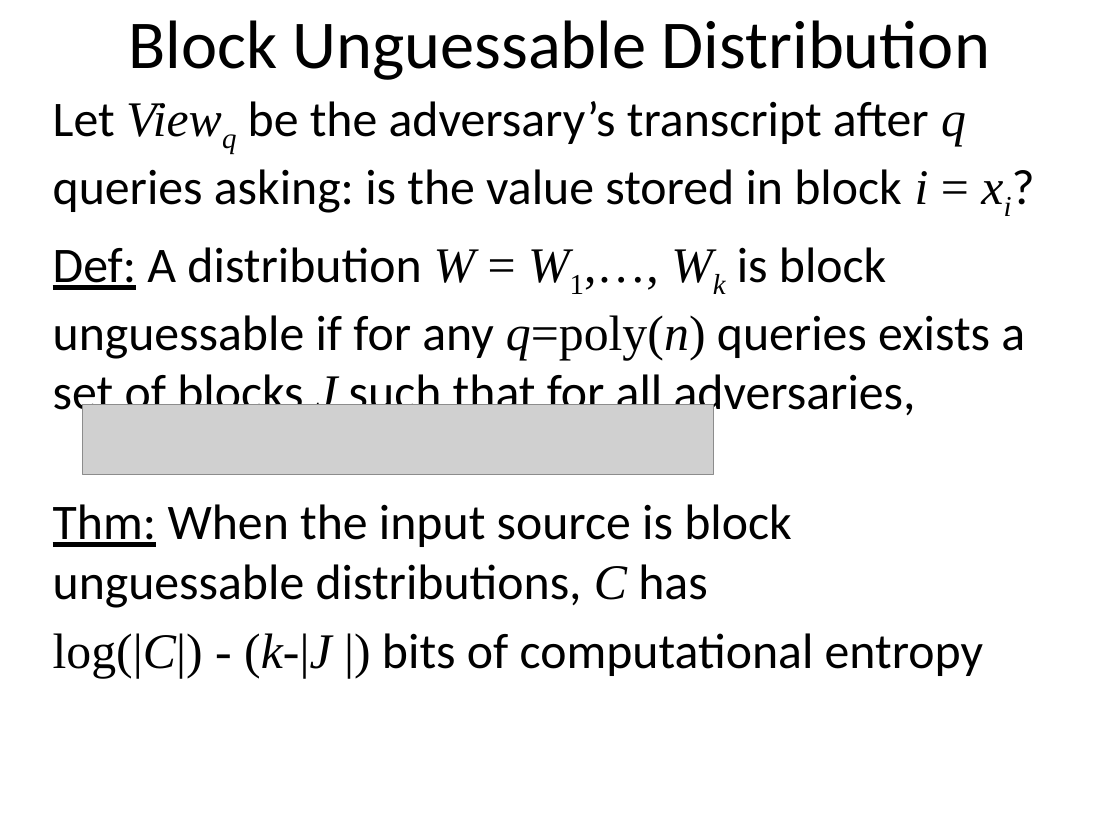
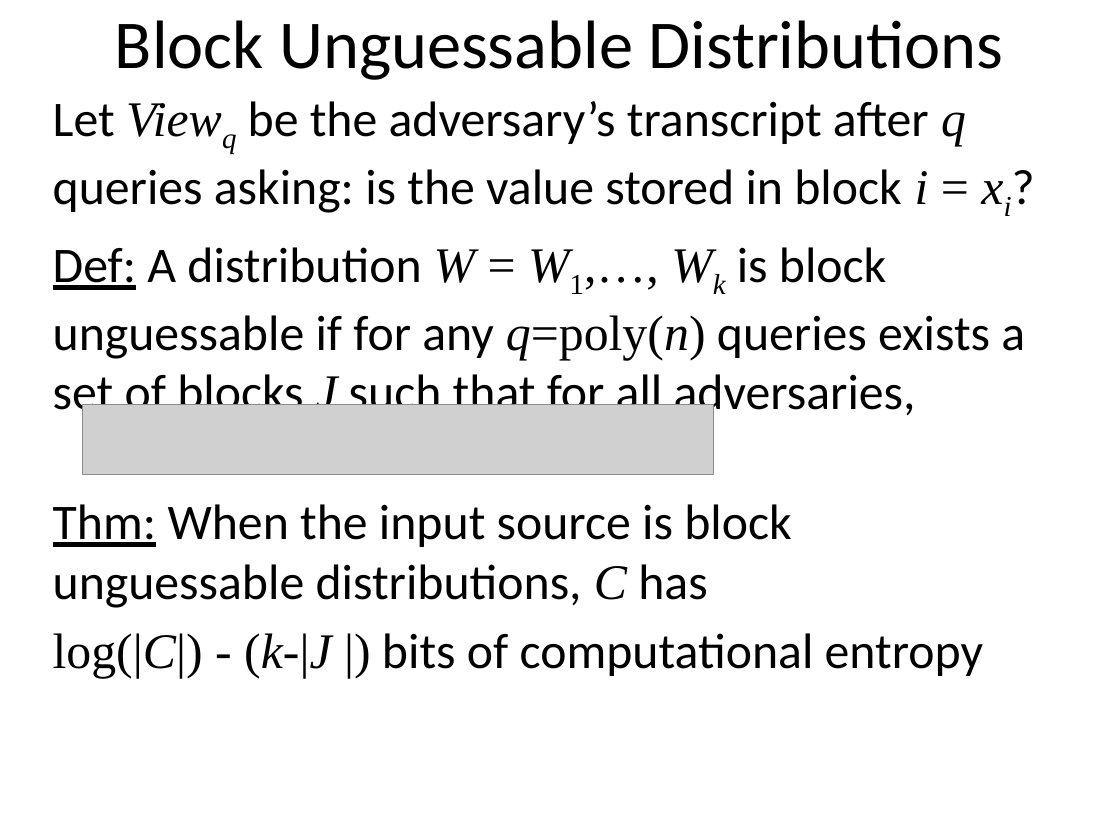
Before and after one commit to xianruimeng/comp-fuzzy-ext, a slide deck: slide 27 of constantRate/KeyDerivationWithNegativeUsable.pptx (slide 26 before the commit). Drawn at 1120x840 pixels with LibreOffice and Linux fonts; fonts in the diff are those of the drawing; grey boxes stand for pictures. Boxes give left, top, right and bottom in pixels: in the first picture for what was removed or moved away, otherwise in the second. Text is boxed around its words. In the diff, an @@ line names an element or a change of style, - is before the commit and + after.

```diff
--- a/constantRate/KeyDerivationWithNegativeUsable.pptx
+++ b/constantRate/KeyDerivationWithNegativeUsable.pptx
@@ title at box(115, 20, 1003, 80): text changed @@
-Block Unguessable Distribution
+Block Unguessable Distributions
```
Also in this commit, not shown: 7 other slides changed, 1 slide added.
